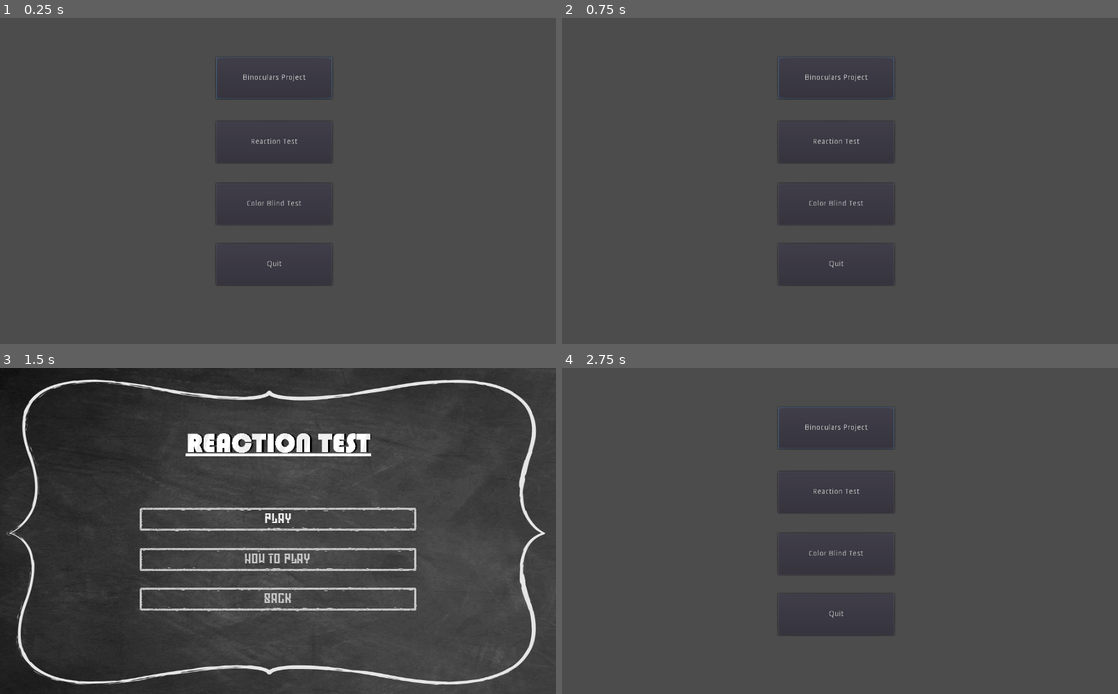
Above: before the commit, frames 1-4 (two rows, left to right).
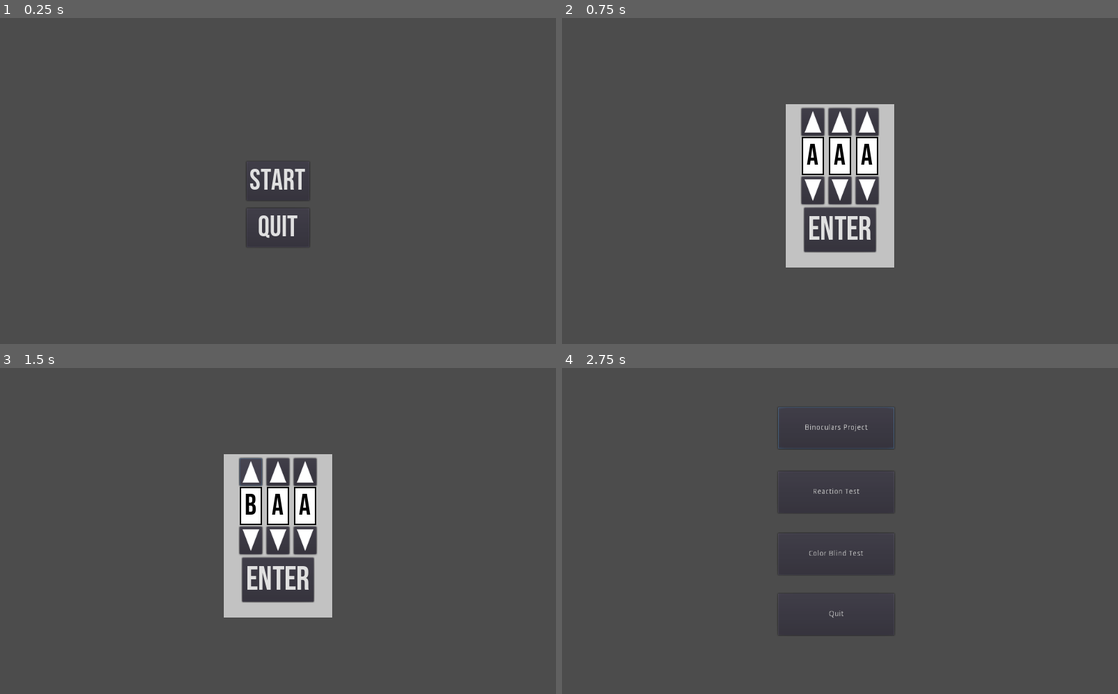
Above: after the commit, the same moments.

Repository: MichalKrzyzanowski/HH-Main
Game: Godot game, scene res://MainMenu/Scenes/SplashScene.tscn
Two runs of this game, one before a commit and one after it. Both use one fixed random seed, a clock stepped at 60 frames per second and the inputs below. Before the commit the project starts from res://MainMenu/Scenes/MainMenuScene.tscn.
Inputs (mouse positions are in pixels of both pictures, inside the frame that each line leads up to):
- Up to frame 1 (0.25 s): no input
- Up to frame 2 (0.75 s): click (840, 181) at 0.5 s, where only the run after the commit has a clickable "Start"
- Up to frame 3 (1.5 s): click (250, 472) at 1.27 s
- Up to frame 4 (2.75 s): click (840, 599) at 2 s, where only the run before the commit has a clickable "BACK"

The runs differ from the first frame. In frame 1, 1.0% of the frame differs, in the area x 38-60%, y 11-83%; in frame 2, 7.4%; in frame 3, 42%, in the area x 0-100%, y 0-100%; in frame 4, nothing differs.

Commit message:
Added Basic Splash Screen and name singleton

Diff:
--- a/MainMenu/Scenes/MainMenuScene.gd
+++ b/MainMenu/Scenes/MainMenuScene.gd
@@ -1,7 +1,7 @@
 extends Control
 
 func _ready() -> void:
-    $BinocularsProjectButton.grab_focus()
+	$BinocularsProjectButton.grab_focus()
 
 func _on_ColorBlindTestButton_button_up() -> void:
 	get_tree().root.get_node("Root").queue_free()
@@ -17,4 +17,5 @@
 
 
 func _on_QuitButton_button_up() -> void:
-	get_tree().quit()
+	get_tree().root.get_node("Root").queue_free()
+	get_tree().change_scene("res://MainMenu/Scenes/SplashScene.tscn")
--- /dev/null
+++ b/MainMenu/Scenes/SplashScene.gd
@@ -0,0 +1,78 @@
+extends Control
+
+var firstChar : String = "A"
+var secondChar : String = "A"
+var thirdChar : String = "A"
+var firstCharLabel
+var secondCharLabel
+var thirdCharLabel
+
+# Called when the node enters the scene tree for the first time.
+func _ready():
+	firstChar = "A"
+	secondChar = "A"
+	thirdChar = "A"
+	get_node("StartButton").set_disabled(false)
+	get_node("StartButton").visible = true
+	get_node("NameEntry").visible = false
+	firstCharLabel = get_node("NameEntry/FirstChar")
+	secondCharLabel = get_node("NameEntry/SecondChar")
+	thirdCharLabel = get_node("NameEntry/ThirdChar")
+	firstCharLabel.text = "A"
+	secondCharLabel.text = "A"
+	thirdCharLabel.text = "A"
+
+func _on_EnterButton_button_down():
+	PlayerData.playerName = firstChar + secondChar + thirdChar
+	get_tree().root.get_node("Root").queue_free()
+	get_tree().change_scene("res://MainMenu/Scenes/MainMenuScene.tscn")
+
+func _on_QuitButton_button_up() -> void:
+	get_tree().quit()
+
+func _on_StartButton_button_down():
+	get_node("StartButton").set_disabled(true)
+	get_node("StartButton").visible = false
+	get_node("NameEntry").visible = true
+
+func _on_IncreaseButton_button_down(extra_arg_0:String):
+	match extra_arg_0:
+		"FirstChar":
+			if ord(firstChar) == 90:
+				firstChar = "A"
+			else:
+				firstChar = char(ord(firstChar) + 1)
+			firstCharLabel.text = firstChar
+		"SecondChar":
+			if ord(secondChar) == 90:
+				secondChar = "A"
+			else:
+				secondChar = char(ord(secondChar) + 1)
+			secondCharLabel.text = secondChar
+		"ThirdChar":
+			if ord(thirdChar) == 90:
+				thirdChar = "A"
+			else:
+				thirdChar = char(ord(thirdChar) + 1)
+			thirdCharLabel.text = thirdChar
+
+func _on_DecreaseButton_button_down(extra_arg_0:String):
+	match extra_arg_0:
+		"FirstChar":
+			if ord(firstChar) == 65:
+				firstChar = "Z"
+			else:
+				firstChar = char(ord(firstChar) - 1)
+			firstCharLabel.text = firstChar
+		"SecondChar":
+			if ord(secondChar) == 65:
+				secondChar = "Z"
+			else:
+				secondChar = char(ord(secondChar) - 1)
+			secondCharLabel.text = secondChar
+		"ThirdChar":
+			if ord(thirdChar) == 65:
+				thirdChar = "Z"
+			else:
+				thirdChar = char(ord(thirdChar) - 1)
+			thirdCharLabel.text = thirdChar
--- /dev/null
+++ b/MainMenu/Scenes/SplashScene.tscn
@@ -0,0 +1,145 @@
+[gd_scene load_steps=9 format=2]
+
+[ext_resource path="res://ColorBlindTest/Fonts/BebasNeue-Regular.ttf" type="DynamicFontData" id=1]
+[ext_resource path="res://ColorBlindTest/Themes/Main.tres" type="Theme" id=2]
+[ext_resource path="res://MainMenu/Scenes/SplashScene.gd" type="Script" id=3]
+[ext_resource path="res://MainMenu/Sprites/UpArrow.png" type="Texture" id=4]
+[ext_resource path="res://MainMenu/Sprites/DownArrow.png" type="Texture" id=5]
+
+[sub_resource type="DynamicFont" id=1]
+size = 54
+font_data = ExtResource( 1 )
+
+[sub_resource type="DynamicFont" id=2]
+size = 54
+font_data = ExtResource( 1 )
+
+[sub_resource type="DynamicFont" id=3]
+size = 62
+font_data = ExtResource( 1 )
+
+[node name="Root" type="Control"]
+anchor_right = 1.0
+anchor_bottom = 1.0
+script = ExtResource( 3 )
+
+[node name="StartButton" type="Button" parent="."]
+margin_left = 454.0
+margin_top = 264.0
+margin_right = 570.0
+margin_bottom = 336.0
+rect_pivot_offset = Vector2( 58, 36 )
+custom_fonts/font = SubResource( 1 )
+text = "Start"
+
+[node name="QuitButton" type="Button" parent="."]
+margin_left = 454.0
+margin_top = 350.0
+margin_right = 570.0
+margin_bottom = 422.0
+rect_pivot_offset = Vector2( 58, 36 )
+custom_fonts/font = SubResource( 1 )
+text = "Quit"
+
+[node name="NameEntry" type="Control" parent="."]
+visible = false
+margin_right = 40.0
+margin_bottom = 40.0
+
+[node name="ColorRect" type="ColorRect" parent="NameEntry"]
+margin_left = 412.0
+margin_top = 159.0
+margin_right = 612.0
+margin_bottom = 459.0
+color = Color( 0.764706, 0.764706, 0.764706, 1 )
+
+[node name="FirstChar" type="Label" parent="NameEntry"]
+margin_left = 442.0
+margin_top = 219.0
+margin_right = 482.0
+margin_bottom = 289.0
+rect_pivot_offset = Vector2( 20, 35 )
+theme = ExtResource( 2 )
+custom_fonts/font = SubResource( 2 )
+text = "A"
+align = 1
+
+[node name="IncreaseButton" type="Button" parent="NameEntry/FirstChar"]
+margin_left = -1.0
+margin_top = -53.0
+margin_right = 41.0
+margin_bottom = -3.0
+icon = ExtResource( 4 )
+
+[node name="DecreaseButton" type="Button" parent="NameEntry/FirstChar"]
+margin_left = -1.0
+margin_top = 73.0
+margin_right = 41.0
+margin_bottom = 123.0
+icon = ExtResource( 5 )
+
+[node name="SecondChar" type="Label" parent="NameEntry"]
+margin_left = 492.0
+margin_top = 219.0
+margin_right = 532.0
+margin_bottom = 289.0
+theme = ExtResource( 2 )
+custom_fonts/font = SubResource( 2 )
+text = "A"
+align = 1
+
+[node name="IncreaseButton" type="Button" parent="NameEntry/SecondChar"]
+margin_left = -1.0
+margin_top = -53.0
+margin_right = 41.0
+margin_bottom = -3.0
+icon = ExtResource( 4 )
+
+[node name="DecreaseButton" type="Button" parent="NameEntry/SecondChar"]
+margin_left = -1.0
+margin_top = 73.0
+margin_right = 41.0
+margin_bottom = 123.0
+icon = ExtResource( 5 )
+
+[node name="ThirdChar" type="Label" parent="NameEntry"]
+margin_left = 542.0
+margin_top = 219.0
+margin_right = 582.0
+margin_bottom = 289.0
+theme = ExtResource( 2 )
+custom_fonts/font = SubResource( 2 )
+text = "A"
+align = 1
+
+[node name="IncreaseButton" type="Button" parent="NameEntry/ThirdChar"]
+margin_left = -1.0
+margin_top = -53.0
+margin_right = 41.0
+margin_bottom = -3.0
+icon = ExtResource( 4 )
+
+[node name="DecreaseButton" type="Button" parent="NameEntry/ThirdChar"]
+margin_left = -1.0
+margin_top = 73.0
+margin_right = 41.0
+margin_bottom = 123.0
+icon = ExtResource( 5 )
+
+[node name="EnterButton" type="Button" parent="NameEntry"]
+margin_left = 446.0
+margin_top = 349.0
+margin_right = 578.0
+margin_bottom = 430.0
+custom_fonts/font = SubResource( 3 )
+text = "Enter"
+
+[connection signal="button_down" from="StartButton" to="." method="_on_StartButton_button_down"]
+[connection signal="button_up" from="QuitButton" to="." method="_on_QuitButton_button_up"]
+[connection signal="button_down" from="NameEntry/FirstChar/IncreaseButton" to="." method="_on_IncreaseButton_button_down" binds= [ "FirstChar" ]]
+[connection signal="button_down" from="NameEntry/FirstChar/DecreaseButton" to="." method="_on_DecreaseButton_button_down" binds= [ "FirstChar" ]]
+[connection signal="button_down" from="NameEntry/SecondChar/IncreaseButton" to="." method="_on_IncreaseButton_button_down" binds= [ "SecondChar" ]]
+[connection signal="button_down" from="NameEntry/SecondChar/DecreaseButton" to="." method="_on_DecreaseButton_button_down" binds= [ "SecondChar" ]]
+[connection signal="button_down" from="NameEntry/ThirdChar/IncreaseButton" to="." method="_on_IncreaseButton_button_down" binds= [ "ThirdChar" ]]
+[connection signal="button_down" from="NameEntry/ThirdChar/DecreaseButton" to="." method="_on_DecreaseButton_button_down" binds= [ "ThirdChar" ]]
+[connection signal="button_down" from="NameEntry/EnterButton" to="." method="_on_EnterButton_button_down"]
--- /dev/null
+++ b/SaveData/PlayerData.gd
@@ -0,0 +1,8 @@
+extends Node
+
+var playerName = ""
+var gamesCleared = 0
+
+func reset():
+    playerName = ""
+    gamesCleared = 0
--- a/project.godot
+++ b/project.godot
@@ -11,12 +11,13 @@
 [application]
 
 config/name="Hh- Main"
-run/main_scene="res://MainMenu/Scenes/MainMenuScene.tscn"
+run/main_scene="res://MainMenu/Scenes/SplashScene.tscn"
 
 [autoload]
 
 HighscoreData="*res://SaveData/HighscoreData.gd"
 ColorBlindData="*res://SaveData/ColorBlindData.gd"
+PlayerData="*res://SaveData/PlayerData.gd"
 
 [display]
 
Not shown, added: MainMenu/Sprites/Arrow.png.import
Binary file added: MainMenu/Sprites/DownArrow.png
Not shown, added: MainMenu/Sprites/DownArrow.png.import
Binary file added: MainMenu/Sprites/UpArrow.png
Not shown, added: MainMenu/Sprites/UpArrow.png.import
